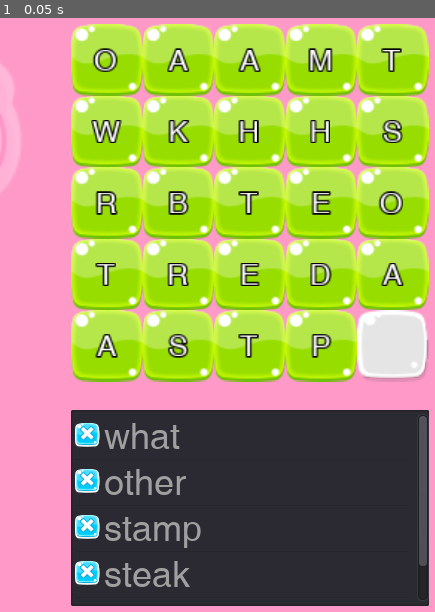
Above: before the commit, frame 1.
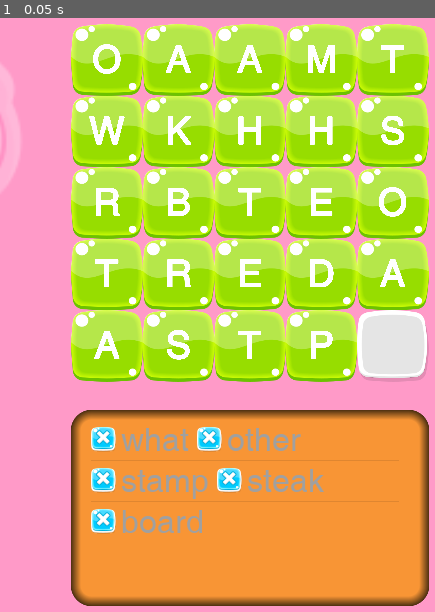
Above: after the commit, the same moment.

Repository: ahmetilgin/WordFinding
Game: Godot game, scene res://game.tscn
Two runs of this game, one before a commit and one after it. Both use one fixed random seed, a clock stepped at 60 frames per second and the inputs below.
Inputs:
- Up to frame 1 (0.05 s): no input

The runs differ from the first frame. In frame 1, 35% of the frame differs, in the area x 16-99%, y 1-99%.

Commit message:
bişeyler bişeyler

Diff:
--- a/Background.tscn
+++ b/Background.tscn
@@ -5,8 +5,7 @@
 [node name="background" type="Node2D"]
 
 [node name="background" type="TextureRect" parent="."]
-margin_right = 48.0
-margin_bottom = 48.0
+rect_scale = Vector2( 0.25, 0.25 )
 texture = ExtResource( 1 )
 __meta__ = {
 "_edit_use_anchors_": false
--- a/Block.tscn
+++ b/Block.tscn
@@ -42,9 +42,8 @@
 extents = Vector2( 16.1403, 15.9239 )
 
 [sub_resource type="DynamicFont" id=4]
-size = 20
-outline_size = 1
-outline_color = Color( 0, 0, 0, 1 )
+size = 500
+outline_size = 10
 use_filter = true
 font_data = ExtResource( 4 )
 
@@ -53,6 +52,7 @@
 script = ExtResource( 3 )
 
 [node name="block_button" type="TouchScreenButton" parent="."]
+scale = Vector2( 0.25, 0.25 )
 normal = ExtResource( 1 )
 pressed = ExtResource( 6 )
 script = ExtResource( 2 )
@@ -86,11 +86,15 @@
 cast_to = Vector2( 0, 35.817 )
 
 [node name="Label" type="Label" parent="."]
-margin_left = 13.3416
-margin_top = 11.6787
-margin_right = 35.3416
-margin_bottom = 35.6787
+margin_left = 12.467
+margin_top = 8.767
+margin_right = 484.467
+margin_bottom = 582.767
+rect_scale = Vector2( 0.05, 0.05 )
 custom_fonts/font = SubResource( 4 )
+custom_colors/font_color = Color( 1, 1, 1, 1 )
+custom_colors/font_outline_modulate = Color( 1, 1, 1, 1 )
+custom_colors/font_color_shadow = Color( 1, 1, 1, 1 )
 text = "w"
 align = 1
 valign = 1
--- a/game.tscn
+++ b/game.tscn
@@ -1,11 +1,25 @@
-[gd_scene load_steps=5 format=2]
+[gd_scene load_steps=6 format=2]
 
 [ext_resource path="res://game.gd" type="Script" id=1]
 [ext_resource path="res://assets/freegui/png/BG.png" type="Texture" id=2]
 [ext_resource path="res://assets/Helvetica.ttf" type="DynamicFontData" id=3]
 
+[sub_resource type="StyleBoxFlat" id=2]
+content_margin_left = 20.0
+bg_color = Color( 0.976471, 0.588235, 0.211765, 1 )
+border_width_left = 10
+border_width_top = 10
+border_width_right = 10
+border_width_bottom = 10
+border_color = Color( 0.301961, 0.188235, 0.0666667, 1 )
+border_blend = true
+corner_radius_top_left = 20
+corner_radius_top_right = 20
+corner_radius_bottom_right = 20
+corner_radius_bottom_left = 20
+
 [sub_resource type="DynamicFont" id=1]
-size = 36
+size = 32
 font_data = ExtResource( 3 )
 
 [node name="Game" type="Node2D"]
@@ -18,11 +32,15 @@
 texture = ExtResource( 2 )
 
 [node name="ItemList" type="ItemList" parent="."]
-margin_left = 54.0
+margin_left = 54.209
 margin_top = 607.0
-margin_right = 498.0
+margin_right = 498.209
 margin_bottom = 803.0
+custom_styles/bg = SubResource( 2 )
 custom_fonts/font = SubResource( 1 )
+custom_constants/icon_margin = 5
+auto_height = true
+max_columns = 2
 __meta__ = {
 "_edit_use_anchors_": false
 }
Binary file changed: assets/block3.png
Binary file changed: assets/block5.png
Binary file changed: assets/brickfloor.png
Not shown, changed: assets/freegui/svg/Button.svg
